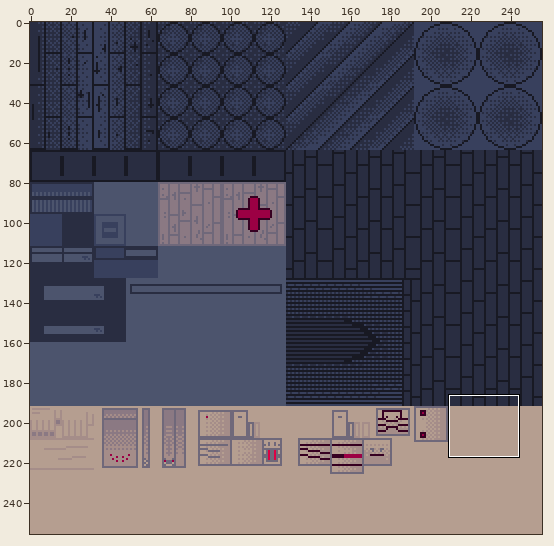
File history of a pixel-art file, assets/obj/ase_dreadzone_texture.aseprite. Above: a wide view before the commit, with the close-up outlined.
Close-up. Earlier state:
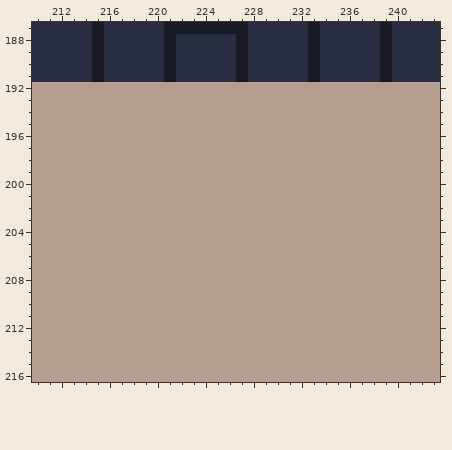
256x256 pixels, 1 frame. Shown: x 210..243, y 187..216.
And afterwards:
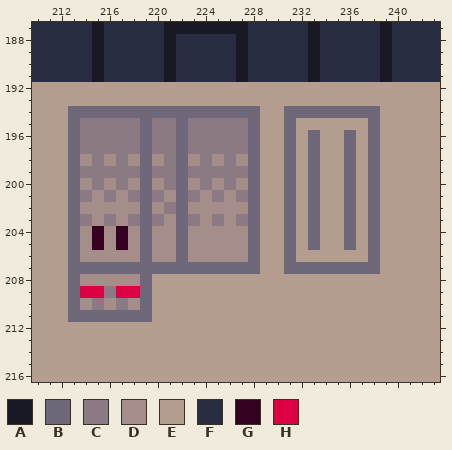
Palette (. is transparent): A #181923  B #6f687a  C #8b7983  D #a58d89  E #b59e90  F #292d41  G #360021  H #dd0044
Commit message: Hornet properly textured.
From old to new:
layer "Creatures/Hornet" added
Layer "Creatures/Hornet":
y 194: x 213..228 EEEEEEEEEEEEEEEE -> BBBBBBBBBBBBBBBB; x 231..238 EEEEEEEE -> BBBBBBBB
y 195: x 213..228 EEEEEEEEEEEEEEEE -> BCCCCCBCCBCCCCCB; x 231 E -> B; x 238 E -> B
y 196..197: x 213..228 EEEEEEEEEEEEEEEE -> BCCCCCBCCBCCCCCB; x 231 E -> B; x 233 E -> B; x 236 E -> B; x 238 E -> B
y 198: x 213..228 EEEEEEEEEEEEEEEE -> BDCDCDBDCBDCDCDB; x 231 E -> B; x 233 E -> B; x 236 E -> B; x 238 E -> B
y 199: x 213..228 EEEEEEEEEEEEEEEE -> BCCCCCBCCBCCCCCB; x 231 E -> B; x 233 E -> B; x 236 E -> B; x 238 E -> B
y 200: x 213..228 EEEEEEEEEEEEEEEE -> BDCDCDBDCBDCDCDB; x 231 E -> B; x 233 E -> B; x 236 E -> B; x 238 E -> B
y 201: x 213..228 EEEEEEEEEEEEEEEE -> BCDCDCBCDBCDCDCB; x 231 E -> B; x 233 E -> B; x 236 E -> B; x 238 E -> B
y 202: x 213..228 EEEEEEEEEEEEEEEE -> BDDDDDBDCBDDDDDB; x 231 E -> B; x 233 E -> B; x 236 E -> B; x 238 E -> B
y 203: x 213..228 EEEEEEEEEEEEEEEE -> BCDCDCBCDBCDCDCB; x 231 E -> B; x 233 E -> B; x 236 E -> B; x 238 E -> B
y 204..205: x 213..228 EEEEEEEEEEEEEEEE -> BDGDGDBDDBDDDDDB; x 231 E -> B; x 233 E -> B; x 236 E -> B; x 238 E -> B
y 206: x 213..228 EEEEEEEEEEEEEEEE -> BDDDDDBDDBDDDDDB; x 231 E -> B; x 238 E -> B
y 207: x 213..228 EEEEEEEEEEEEEEEE -> BBBBBBBBBBBBBBBB; x 231..238 EEEEEEEE -> BBBBBBBB
y 208: x 213..219 EEEEEEE -> BDDDDDB
y 209: x 213..219 EEEEEEE -> BHHCHHB
y 210: x 213..219 EEEEEEE -> BDCDCDB
y 211: x 213..219 EEEEEEE -> BBBBBBB
Changed places in both close-ups, as pixel boxes (x1, y1, x2, y2):
changed: (68, 106, 380, 322)
